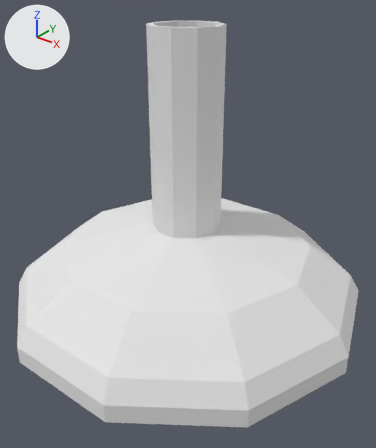
The OBJ model assets/Vial_11.obj, before and after one commit.
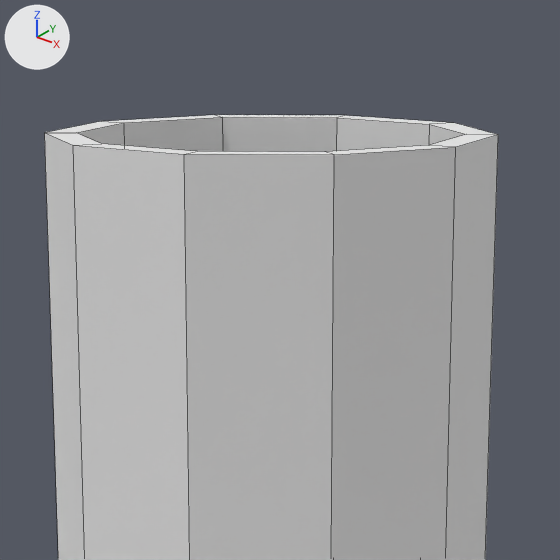
Old and new are each drawn whole from a 50 mm camera at (99.6, -123.7, 125.1) aimed at (2.2, -2.0, 49.7) and again close up on the part from 37% to 63% of the width and 0% to 22% of the height. The axes (+X, +Y, +Z) are drawn at upper left. The lights are the same throughout. The close-ups show mesh edges as thin lines. Where no turn or scale is listed for an object, it has been applied to the vertices.

Names of what the first close-up shows: 'Vial_11'.
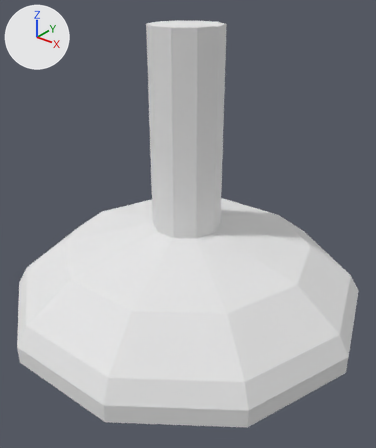
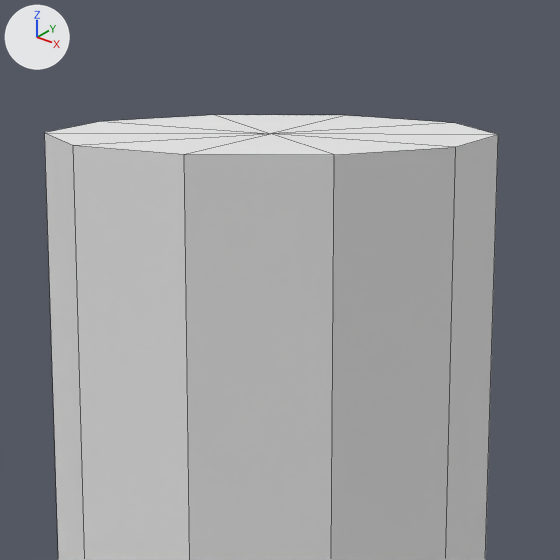
Boxes (x1, y1, x2, y2) around the edits, measured in the close-ups (560 x 560 px):
part 1 of me_vial_11, cut back
    both: (45, 115, 498, 155)

Diff of the bpy script that builds the scene:
```diff
--- a/assets/Vial_11.obj.py
+++ b/assets/Vial_11.obj.py
@@ me_vial_11 @@
 # used by ob_vial_11; location = (0.0, 0.0, 0.0)
-me_vial_11.from_pydata(...)  # 172 vertices, 180 faces; spans x -60.9..60.9, y -58.0..58.0, z 0.0..111.6
+me_vial_11.from_pydata(...)  # 163 vertices, 170 faces; spans x -60.9..60.9, y -58.0..58.0, z 0.0..111.6
+# me_vial_11 part 1
+# 10 vertices are removed from x -9.9..9.9, y -9.4..9.4, z 111.6
+# 20 faces are deleted
+# 1 vertex is added at (0.0, 0.0, 111.6)
+# 10 new faces join them
 me_vial_11.materials.append(mat_lambert22sg)
```
